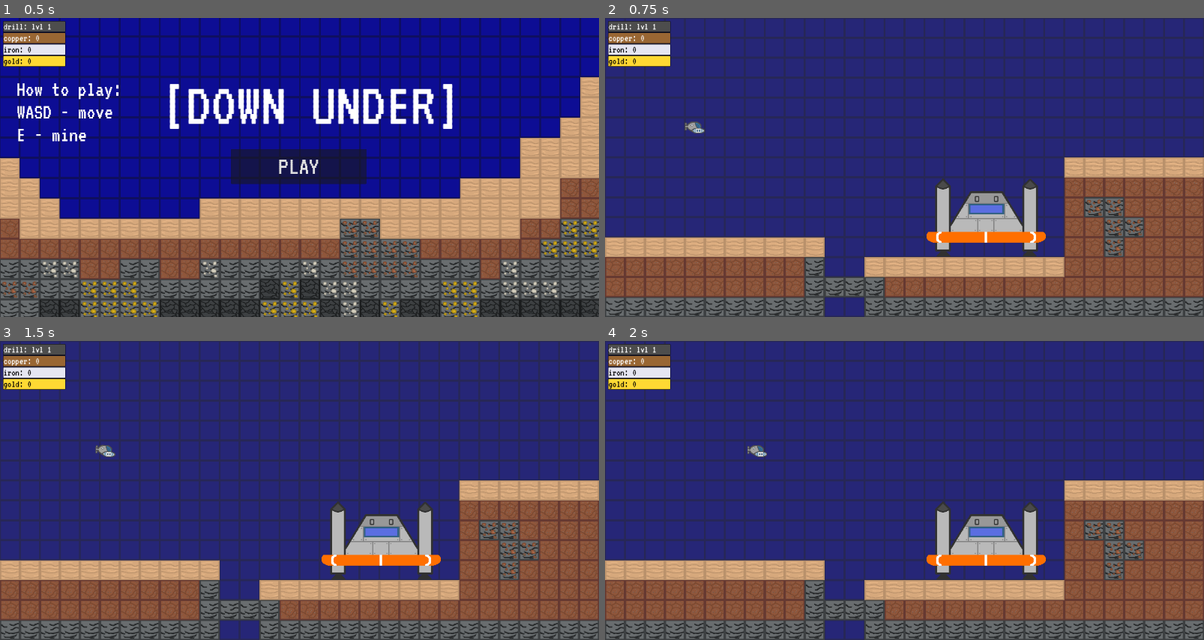
Above: before the commit, frames 1-4 (two rows, left to right).
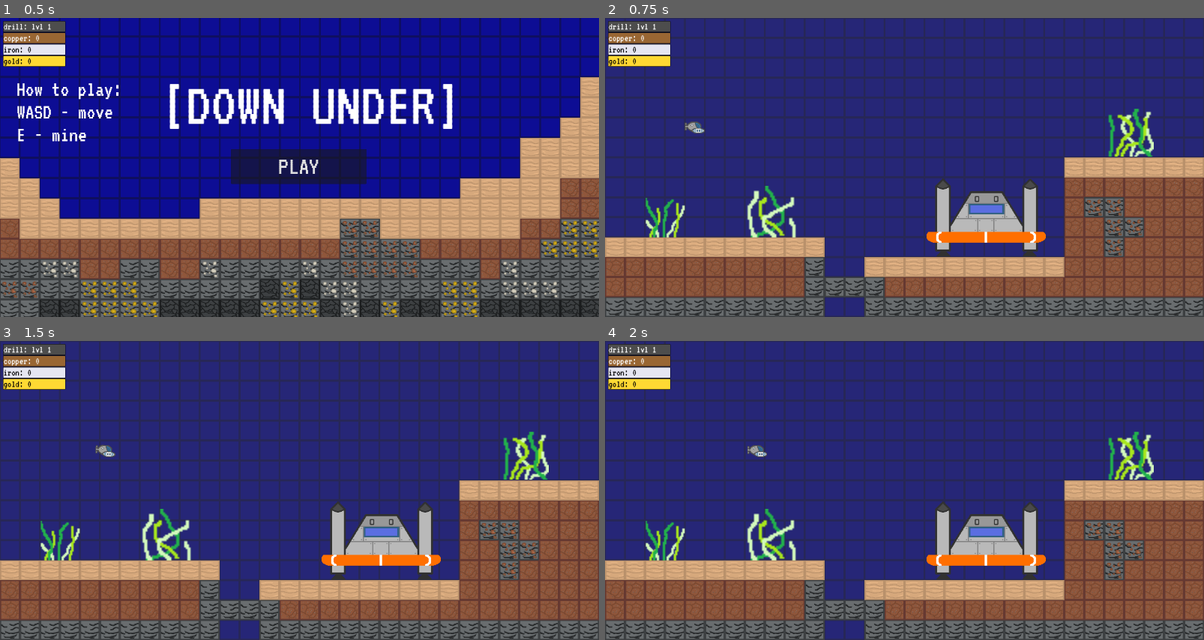
Above: after the commit, the same moments.

Repository: bustedninjastudios/downunder
Game: Godot game, scene res://scenes/MainMenu.tscn
Two runs of this game, one before a commit and one after it. Both use one fixed random seed, a clock stepped at 60 frames per second and the inputs below.
Inputs (mouse positions are in pixels of both pictures, inside the frame that each line leads up to):
- Up to frame 1 (0.5 s): no input
- Up to frame 2 (0.75 s): click "PLAY" at 0.5 s
- Up to frame 3 (1.5 s): tap Enter at 1.25 s; move the mouse to (431, 475) at 1.27 s; hold D from 1.28 s (still down); tap E (use_item) at 1.35 s; click (431, 475) at 1.42 s
- Up to frame 4 (2 s): keep holding D

Frame 1 is identical in both runs. In frame 2, 1.7% of the frame differs, in the area x 6-92%, y 30-74%; in frame 3, 1.7%; in frame 4, 1.7%.

Commit message:
Add full progression

Diff:
--- a/project.godot
+++ b/project.godot
@@ -19,6 +19,7 @@
 
 PlayerState="*res://scripts/player_state.gd"
 InventoryUI="*res://scripts/inventory_ui.gd"
+ShopUI="*res://scripts/shop_ui.gd"
 
 [display]
 
--- a/scenes/area_1.tscn
+++ b/scenes/area_1.tscn
@@ -6,6 +6,9 @@
 [ext_resource type="Texture2D" uid="uid://5qenrlkf7f3" path="res://sprites/submarine.png" id="4_aq3wa"]
 [ext_resource type="Script" uid="uid://dqig2q0sskcue" path="res://scripts/scene_transition.gd" id="5_transition"]
 [ext_resource type="Texture2D" uid="uid://mjmayalvcyf" path="res://sprites/base.png" id="6_aq3wa"]
+[ext_resource type="Texture2D" uid="uid://c4cdlf1ufs1y3" path="res://sprites/Kelp2.png" id="7_57x3n"]
+[ext_resource type="Texture2D" uid="uid://buhuvfhr4hktd" path="res://sprites/Kelp1.png" id="8_opast"]
+[ext_resource type="Texture2D" uid="uid://bxigr4ybln83r" path="res://sprites/Kelp3.png" id="9_c8sxc"]
 
 [sub_resource type="AtlasTexture" id="AtlasTexture_nww3i"]
 atlas = ExtResource("2_al5oy")
@@ -355,3 +358,18 @@
 position = Vector2(-3.8224487, 0.9523926)
 scale = Vector2(1, 1.0000002)
 shape = SubResource("RectangleShape2D_nww3i")
+
+[node name="Kelp2" type="Sprite2D" parent="." unique_id=84206940]
+position = Vector2(1682, 369)
+scale = Vector2(4.8125, 4.8125)
+texture = ExtResource("7_57x3n")
+
+[node name="Kelp1" type="Sprite2D" parent="." unique_id=205876539]
+position = Vector2(193, 641)
+scale = Vector2(3.90625, 3.90625)
+texture = ExtResource("8_opast")
+
+[node name="Kelp3" type="Sprite2D" parent="." unique_id=1037873760]
+position = Vector2(534.00006, 622.00006)
+scale = Vector2(5.125, 5.125)
+texture = ExtResource("9_c8sxc")
--- a/scripts/player.gd
+++ b/scripts/player.gd
@@ -26,7 +26,6 @@
 	money = PlayerState.money
 
 func save_state() -> void:
-	PlayerState.drill_power = drill_power
 	PlayerState.bombs = bombs
 	PlayerState.money = money
 
@@ -136,7 +135,7 @@
 							ore_type = "hard_gold"
 							required_power = 3
 
-					if drill_power >= required_power:
+					if PlayerState.drill_power >= required_power:
 						tilemap.erase_cell(target_tile)
 						PlayerState.add_item(ore_type, 1)
 
--- a/scripts/player_state.gd
+++ b/scripts/player_state.gd
@@ -12,7 +12,6 @@
 	inventory = {}
 
 func add_item(item_name: String, amount: int) -> void:
-	print("Adding "+item_name+" x"+str(amount))
 	if inventory.has(item_name):
 		inventory[item_name] += amount
 	else:
--- /dev/null
+++ b/scripts/shop_ui.gd
@@ -0,0 +1,151 @@
+extends CanvasLayer
+
+var panel: Panel
+var vbox: VBoxContainer
+var upgrade_buttons: Dictionary = {}
+var player_near_base: bool = false
+
+var base_position := Vector2(1221.5, 641)
+var base_detection_radius := 120.0
+
+func _ready() -> void:
+	_create_ui()
+	panel.visible = false
+
+func _create_ui() -> void:
+	var font = load("res://fonts/VT323-Regular.ttf")
+
+	panel = Panel.new()
+	panel.anchor_left = 0.5
+	panel.anchor_right = 0.5
+	panel.anchor_top = 0.5
+	panel.anchor_bottom = 0.5
+	panel.offset_left = -200
+	panel.offset_right = 200
+	panel.offset_top = -130
+	panel.offset_bottom = 130
+	add_child(panel)
+
+	vbox = VBoxContainer.new()
+	vbox.set_anchors_preset(Control.PRESET_FULL_RECT)
+	vbox.add_theme_constant_override("separation", 8)
+	vbox.add_theme_constant_override("margin_left", 10)
+	vbox.add_theme_constant_override("margin_right", 10)
+	vbox.add_theme_constant_override("margin_top", 10)
+	vbox.add_theme_constant_override("margin_bottom", 10)
+	panel.add_child(vbox)
+
+	var hbox = HBoxContainer.new()
+	hbox.alignment = BoxContainer.ALIGNMENT_CENTER
+	hbox.add_theme_constant_override("separation", 10)
+	vbox.add_child(hbox)
+
+	for i in range(1, 5):
+		var sprite = TextureRect.new()
+		var texture = load("res://sprites/Drill" + str(i) + ".png")
+		sprite.texture = texture
+		sprite.custom_minimum_size = Vector2(40, 40)
+		hbox.add_child(sprite)
+
+	var title = Label.new()
+	title.text = "DRILL SHOP"
+	title.horizontal_alignment = HORIZONTAL_ALIGNMENT_CENTER
+	if font:
+		title.add_theme_font_override("font", font)
+	title.add_theme_font_size_override("font_size", 40)
+	vbox.add_child(title)
+
+	var upgrades = [
+		{"name": "copper", "color": Color(0.6, 0.4, 0.2), "text_color": Color.BLACK, "level": 2},
+		{"name": "iron", "color": Color(0.9, 0.9, 0.95), "text_color": Color.BLACK, "level": 3},
+		{"name": "gold", "color": Color(1.0, 0.85, 0.2), "text_color": Color.BLACK, "level": 4},
+	]
+
+	for upg in upgrades:
+		var btn = Button.new()
+		btn.text = "upgrade to lvl " + str(upg["level"]) + " (" + str(50) + " " + upg["name"] + ")"
+		if font:
+			btn.add_theme_font_override("font", font)
+		btn.add_theme_font_size_override("font_size", 28)
+
+		var style_normal = StyleBoxFlat.new()
+		style_normal.bg_color = upg["color"]
+		style_normal.set_corner_radius_all(4)
+		style_normal.set_border_width_all(2)
+		style_normal.border_color = Color.BLACK
+		btn.add_theme_stylebox_override("normal", style_normal)
+
+		var style_hover = StyleBoxFlat.new()
+		style_hover.bg_color = upg["color"].lightened(0.2)
+		style_hover.set_corner_radius_all(4)
+		style_hover.set_border_width_all(2)
+		style_hover.border_color = Color.WHITE
+		btn.add_theme_stylebox_override("hover", style_hover)
+
+		if upg.has("text_color"):
+			btn.add_theme_color_override("font_color", upg["text_color"])
+			btn.add_theme_color_override("font_hover_color", upg["text_color"])
+
+		btn.pressed.connect(_on_upgrade_pressed.bind(upg["name"], upg["level"]))
+		vbox.add_child(btn)
+		upgrade_buttons[upg["name"]] = btn
+
+func _on_upgrade_pressed(material: String, level: int) -> void:
+	var inventory = PlayerState.inventory
+	var count = inventory.get("soft_" + material, 0) + inventory.get("hard_" + material, 0)
+
+	if count >= 50 and PlayerState.drill_power < level:
+		PlayerState.inventory["soft_" + material] = inventory.get("soft_" + material, 0) - 50
+		if PlayerState.inventory["soft_" + material] < 0:
+			var remaining = abs(PlayerState.inventory["soft_" + material])
+			PlayerState.inventory["hard_" + material] = inventory.get("hard_" + material, 0) - remaining
+			PlayerState.inventory["soft_" + material] = 0
+			if PlayerState.inventory["hard_" + material] < 0:
+				PlayerState.inventory["hard_" + material] = 0
+		PlayerState.drill_power = level
+		#PlayerState.save()
+		_update_buttons()
+
+func _process(_delta: float) -> void:
+	var tree = get_tree()
+	if not tree.current_scene:
+		return
+
+	var player = tree.current_scene.get_node_or_null("Player")
+	if player:
+		var dist = player.global_position.distance_to(base_position)
+		var was_near = player_near_base
+		player_near_base = dist < base_detection_radius
+
+		if player_near_base and not was_near:
+			_update_buttons()
+			panel.visible = true
+		elif not player_near_base and was_near:
+			panel.visible = false
+
+		if player_near_base:
+			_update_buttons()
+
+func _update_buttons() -> void:
+	var inventory = PlayerState.inventory
+	var current_level = PlayerState.drill_power
+
+	var upgrades = [
+		{"name": "copper", "level": 2},
+		{"name": "iron", "level": 3},
+		{"name": "gold", "level": 4},
+	]
+
+	for upg in upgrades:
+		var btn = upgrade_buttons[upg["name"]]
+		var count = inventory.get("soft_" + upg["name"], 0) + inventory.get("hard_" + upg["name"], 0)
+
+		if current_level >= upg["level"]:
+			btn.text = "max level"
+			btn.disabled = true
+		elif count >= 50:
+			btn.text = "upgrade to lvl " + str(upg["level"]) + " (50 " + upg["name"] + ")"
+			btn.disabled = false
+		else:
+			btn.text = "need 50 " + upg["name"] + " (" + str(count) + "/50)"
+			btn.disabled = true
Not shown, added: scripts/shop_ui.gd.uid
Binary file added: sprites/Drill1.png
Not shown, added: sprites/Drill1.png.import
Binary file added: sprites/Drill2.png
Not shown, added: sprites/Drill2.png.import
Binary file added: sprites/Drill3.png
Not shown, added: sprites/Drill3.png.import
Binary file added: sprites/Drill4.png
Not shown, added: sprites/Drill4.png.import
